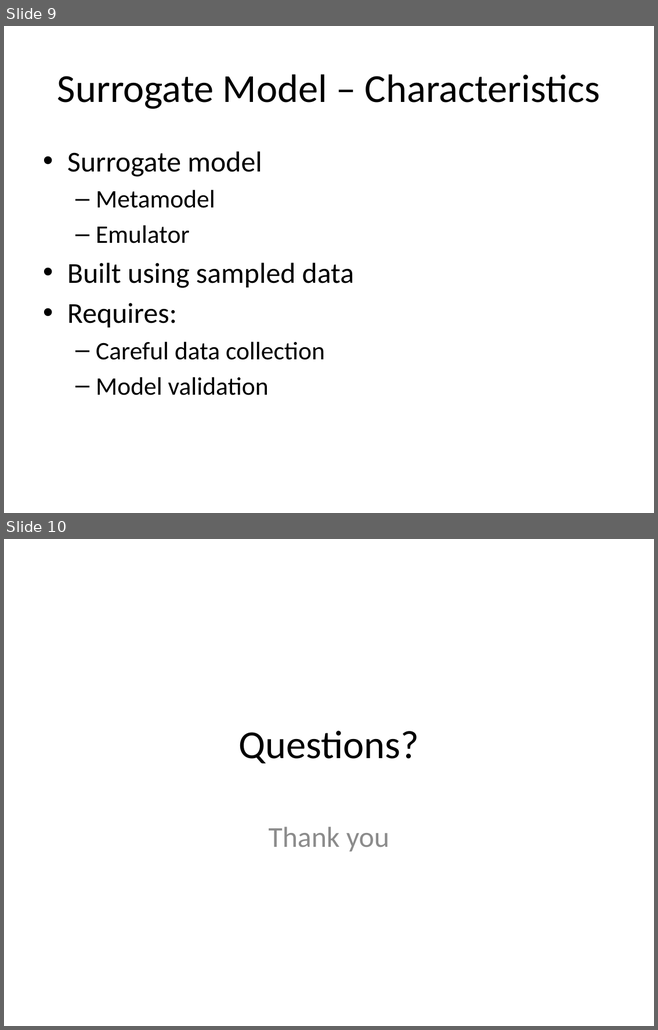
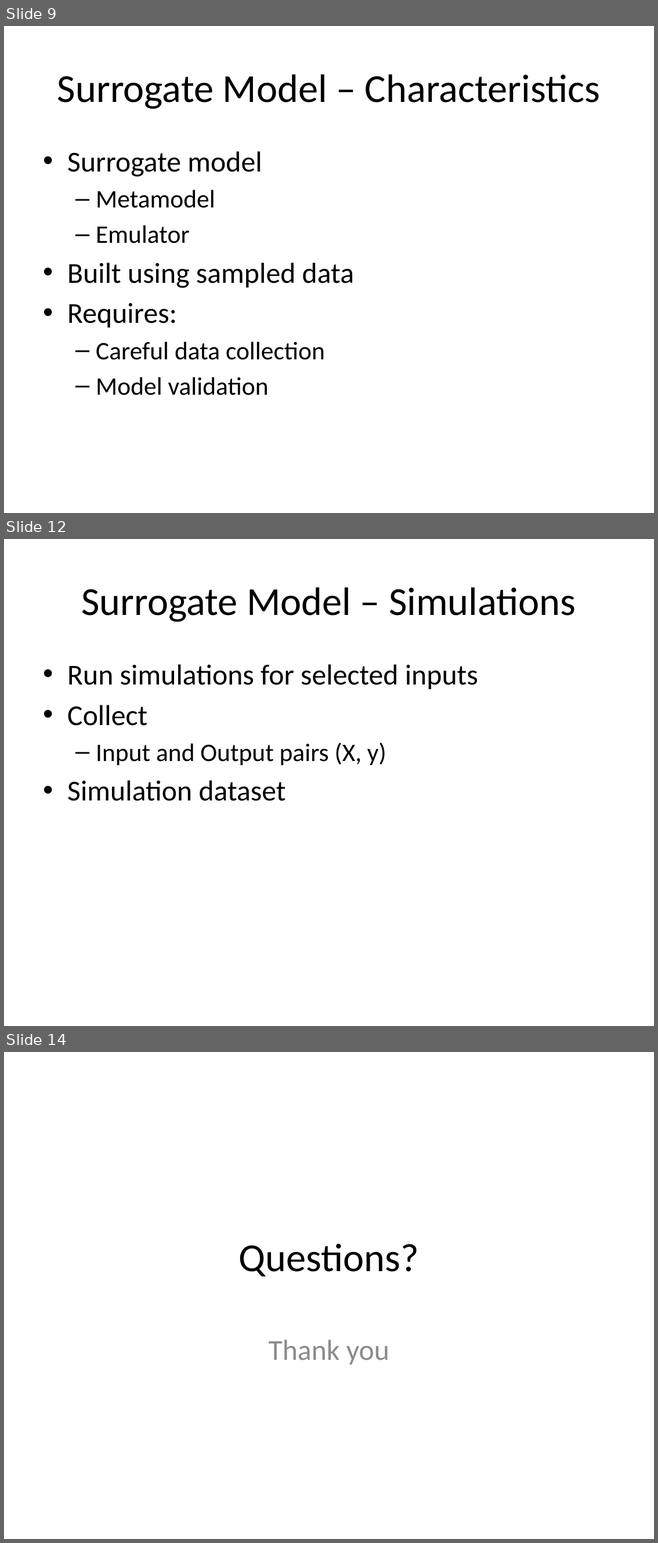
Before and after one commit to look4pritam/SurrogateModel, a slide deck: Presentations/SurrogateModel.pptx. Shown one above the other, each under a label of ours: slides 9 and 10 before the commit, slides 9, 12 and 14 after it; the slides between them are not shown. The pictures are 658x1030 and 658x1543 pixels, drawn with LibreOffice and Linux fonts; fonts in the diff are those of the drawing. Boxes give left, top, right and bottom in pixels: in the first picture for what was removed or moved away, otherwise in the second. Text is boxed around its words. In the diff, an @@ line names an element or a change of style, - is before the commit and + after.

```diff
--- a/Presentations/SurrogateModel.pptx
+++ b/Presentations/SurrogateModel.pptx
@@ slide 12 added at [4,539,654,1026], background #FFFFFF @@
@@ title added at [81,587,575,622], 44 pt, text #000000 @@
+Surrogate Model – Simulations
@@ text added at [67,664,478,801], 32 pt, text #000000 @@
+• Run simulations for selected inputs
+• Collect
+  – Input and Output pairs (X, y)
+• Simulation dataset
@@ what was slide 10 is now slide 14 @@
```
Also in this commit, not shown: 1 slide changed, 3 other slides added.
